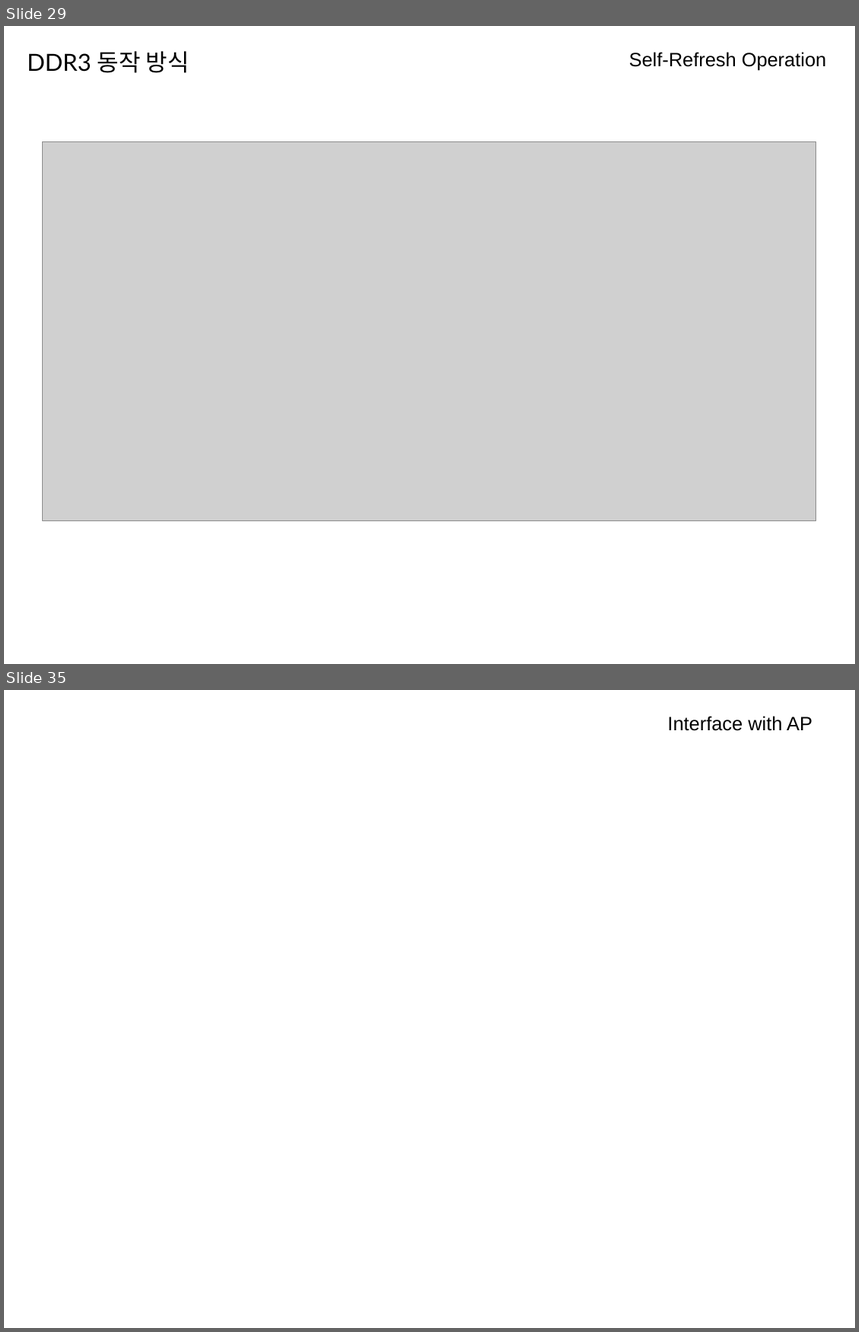
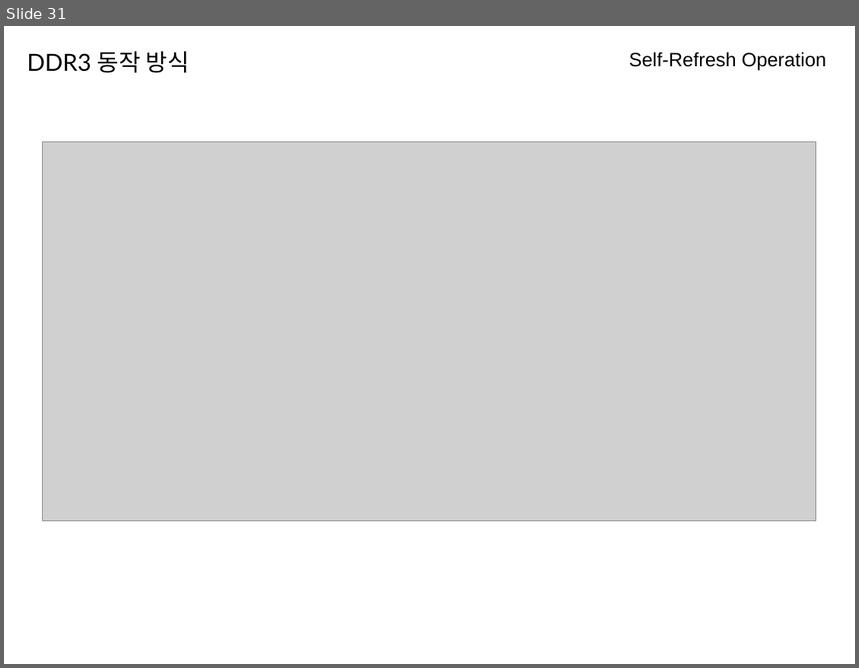
Before and after one commit to kchhero/kchhero.github.io, a slide deck: _posts_data/DDR3_세미나.odp. Shown one above the other, each under a label of ours: slides 29 and 35 before the commit, slide 31 after it; the slides between them are not shown. The pictures are 859x1332 and 859x668 pixels, drawn with LibreOffice and Linux fonts; fonts in the diff are those of the drawing; grey boxes stand for pictures. Boxes give left, top, right and bottom in pixels: in the first picture for what was removed or moved away, otherwise in the second. Text is boxed around its words. In the diff, an @@ line names an element or a change of style, - is before the commit and + after.

```diff
--- a/_posts_data/DDR3_세미나.odp
+++ b/_posts_data/DDR3_세미나.odp
@@ slide 35 removed at (x1=4, y1=690, x2=855, y2=1328), background #FFFFFF @@
@@ text removed at (x1=667, y1=716, x2=813, y2=731) @@
-Interface with AP
@@ what was slide 29 is now slide 31 @@
```
Also in this commit, not shown: 1 slide changed, 27 slides added, 9 other slides removed.
